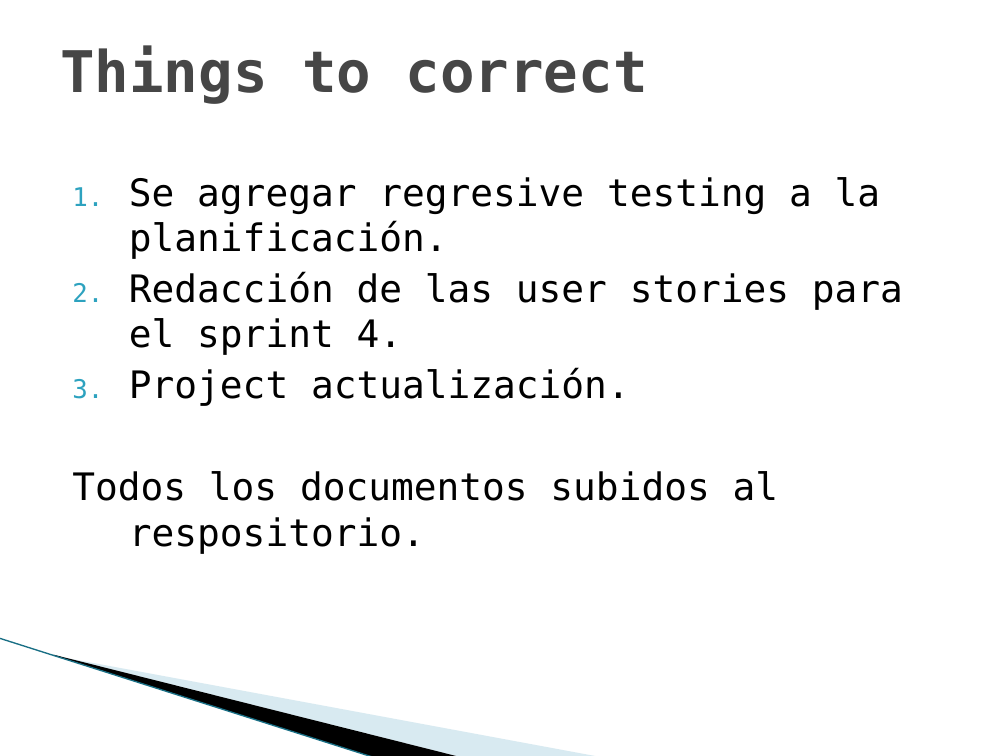
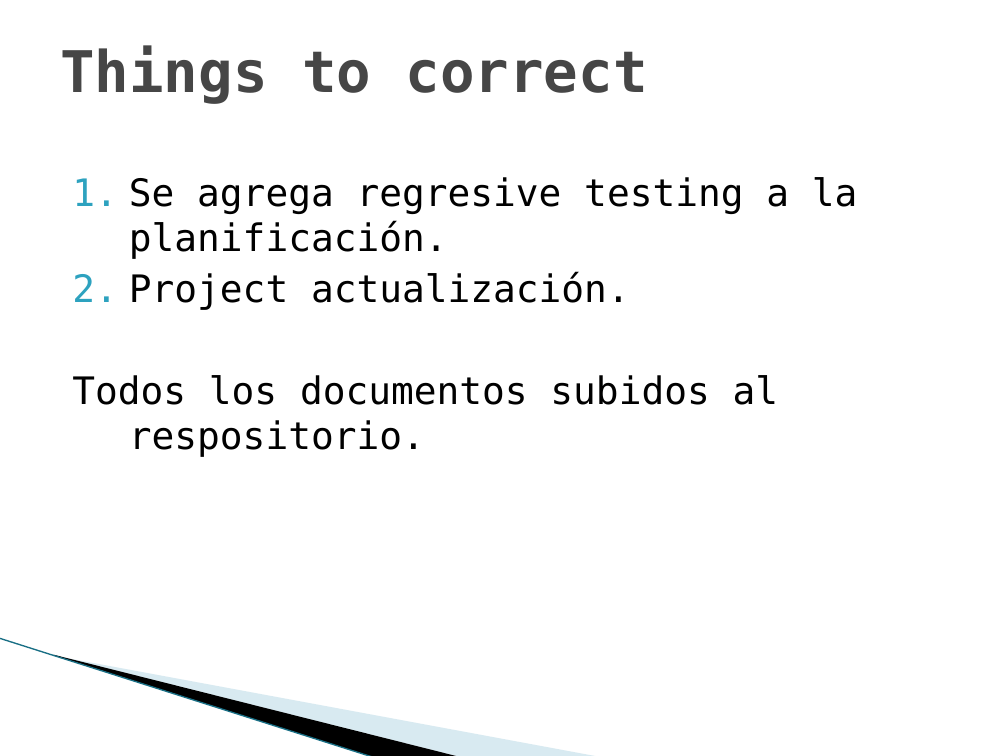
Before and after one commit to googlecode-mirror/qnet-ua2011, a slide deck: slide 4 of Gestion/07_11_11/Executive Managment Summary.ppt. Drawn at 1008x756 pixels with LibreOffice and Linux fonts; fonts in the diff are those of the drawing; background and template pictures are left out. Boxes give left, top, right and bottom in pixels: in the first picture for what was removed or moved away, otherwise in the second. Text is boxed around its words. In the diff, an @@ line names an element or a change of style, - is before the commit and + after.

```diff
--- a/Gestion/07_11_11/Executive Managment Summary.ppt
+++ b/Gestion/07_11_11/Executive Managment Summary.ppt
@@ text at (129, 177, 858, 259): text changed @@
-1. Se agregar regresive testing a la planificación.
-2. Redacción de las user stories para el sprint 4.
+1. Se agrega regresive testing a la planificación.
```
Also in this commit, not shown: 2 other slides changed, 2 other files.
